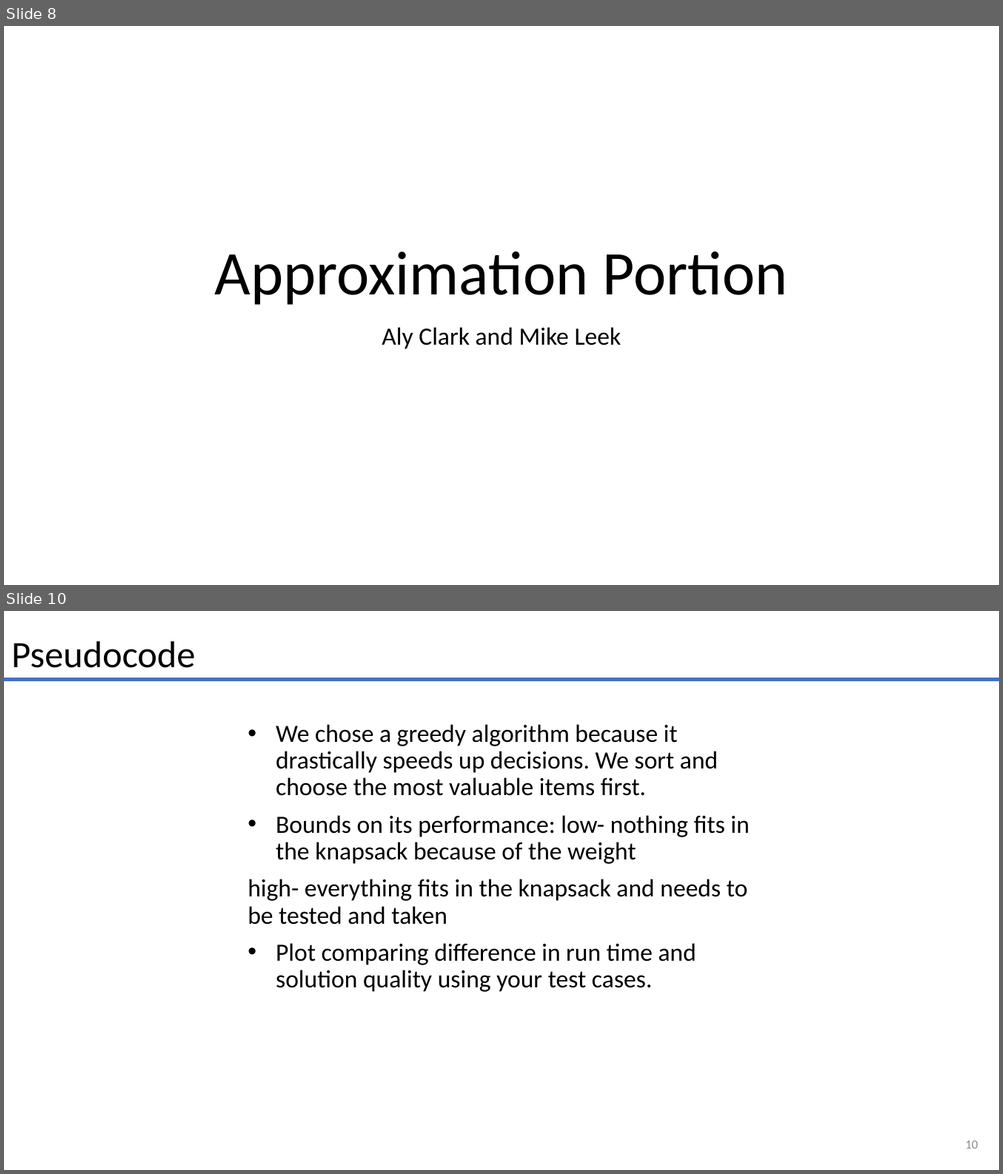
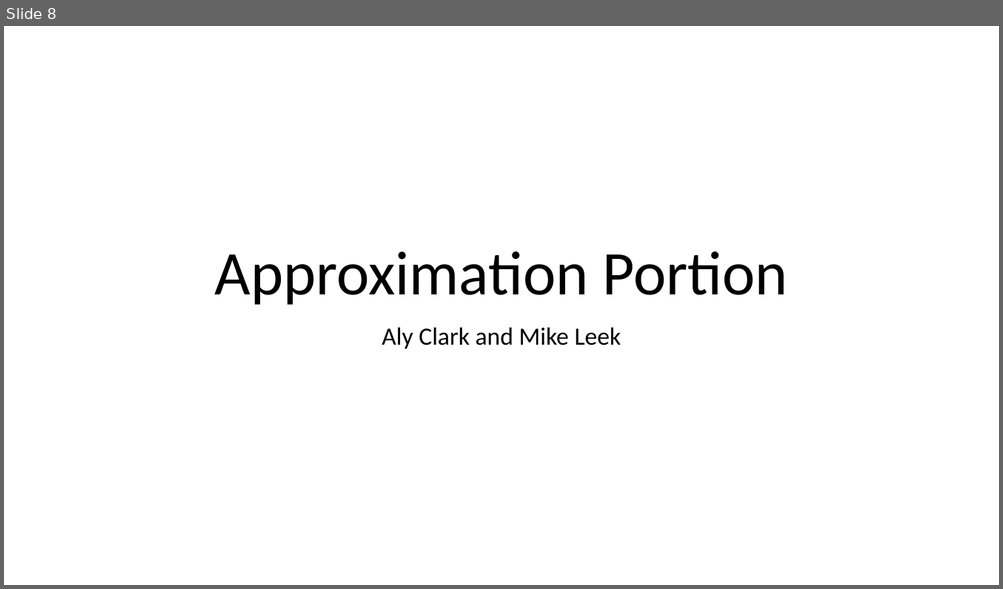
Before and after one commit to alyclark7557/approximation_presentation, a slide deck: approximation_presentation.pptx. Shown one above the other, each under a label of ours: slides 8 and 10 before the commit, slide 8 after it; the slides between them are not shown. The pictures are 1003x1174 and 1003x589 pixels, drawn with LibreOffice and Linux fonts; fonts in the diff are those of the drawing. Boxes give left, top, right and bottom in pixels: in the first picture for what was removed or moved away, otherwise in the second. Text is boxed around its words. In the diff, an @@ line names an element or a change of style, - is before the commit and + after.

```diff
--- a/approximation_presentation.pptx
+++ b/approximation_presentation.pptx
@@ slide 10 removed at [4, 611, 999, 1170], background #FFFFFF @@
@@ text removed at [11, 641, 195, 668] @@
-Pseudocode
@@ line removed from (4, 680) to (999, 680) @@
@@ text removed at [247, 724, 749, 992] @@
-• We chose a greedy algorithm because it drastically speeds up decisions. We sort and choose the most valuable items first.
-• Bounds on its performance: low- nothing fits in the knapsack because of the weight
-high- everything fits in the knapsack and needs to be tested and taken
-• Plot comparing difference in run time and solution quality using your test cases.
@@ page number removed at [965, 1141, 978, 1149] @@
-10
```
Also in this commit, not shown: 3 slides changed, 1 slide added.
